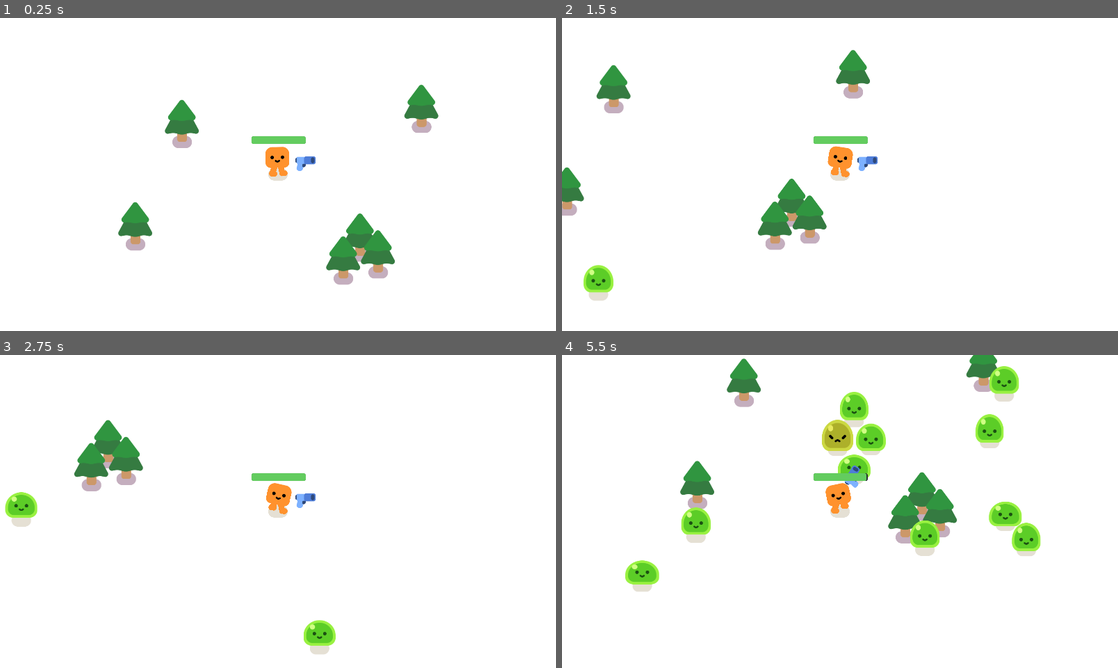
Above: before the commit, frames 1-4 (two rows, left to right).
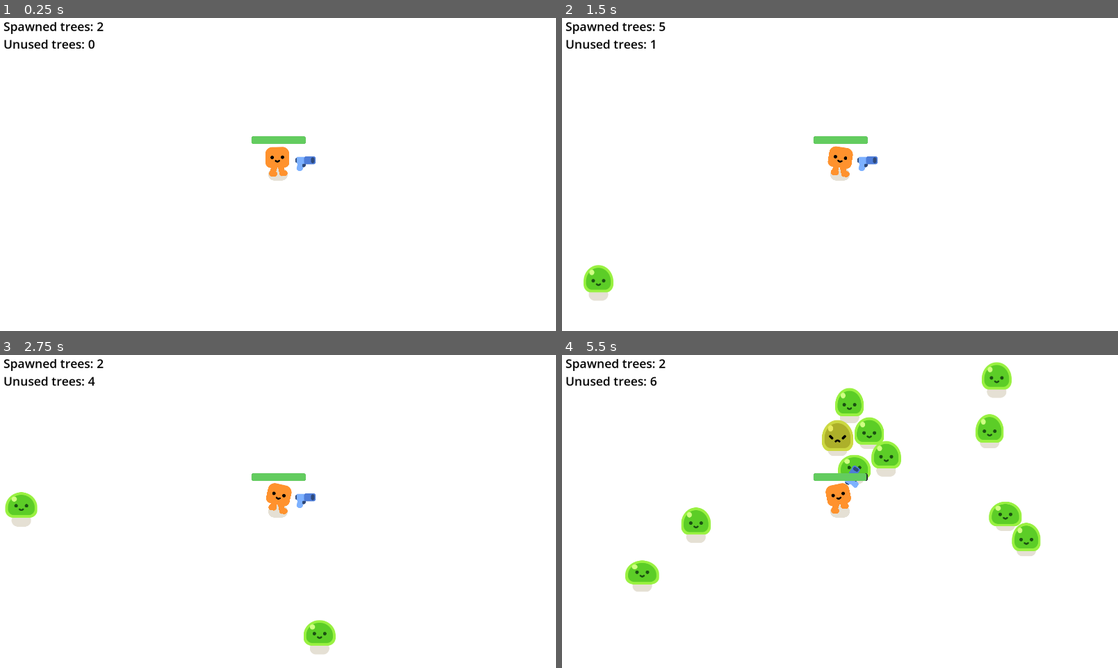
Above: after the commit, the same moments.

Repository: cottondell/shoot-em-up-game
Game: Godot game, scene res://game.tscn
Same seed, same stepped clock (60 frames per second), same inputs: the game is played once before the commit and once after it.
Inputs:
- Up to frame 1 (0.25 s): no input
- Up to frame 2 (1.5 s): tap Enter at 0.5 s; hold D (move_right) 0.53-1.28 s; hold S (move_down) from 1.28 s (still down)
- Up to frame 3 (2.75 s): release S (move_down) at 2.03 s; hold D (move_right) from 2.03 s (still down)
- Up to frame 4 (5.5 s): release D (move_right) at 2.78 s; hold W (move_up) 2.78-3.53 s; hold A (move_left) 3.53-5.03 s; hold S (move_down) from 5.03 s (still down)

The runs differ from the first frame. In frame 1, 3.8% of the frame differs, in the area x 0-79%, y 1-86%; in frame 2, 3.6%; in frame 3, 2.0%; in frame 4, 5.6%, in the area x 0-83%, y 0-65%.

Commit message:
Added randomly spawning trees which reuse off-screen ones

Diff:
--- a/game.tscn
+++ b/game.tscn
@@ -2,13 +2,18 @@
 
 [ext_resource type="PackedScene" uid="uid://c1sx7bic4uhdj" path="res://player.tscn" id="1_e2o6t"]
 [ext_resource type="Script" uid="uid://dususlr2yr63q" path="res://game.gd" id="1_fc0e3"]
-[ext_resource type="PackedScene" uid="uid://c0gpy0pye4jr6" path="res://tree.tscn" id="2_feb5d"]
+[ext_resource type="PackedScene" uid="uid://cdk7gbdj7lubp" path="res://tree_spawner.tscn" id="4_7jktm"]
 
 [sub_resource type="Curve2D" id="Curve2D_feb5d"]
 _data = {
 "points": PackedVector2Array(0, 0, 0, 0, 2042, -150, 0, 0, 0, 0, 2042, 1172, 0, 0, 0, 0, -119, 1172, 0, 0, 0, 0, -119, -150, 0, 0, 0, 0, 2042, -150)
 }
 point_count = 5
+
+[sub_resource type="FastNoiseLite" id="FastNoiseLite_fc0e3"]
+noise_type = 0
+seed = 1
+frequency = 0.0388
 
 [node name="Game" type="Node2D" unique_id=1543251644]
 y_sort_enabled = true
@@ -17,12 +22,12 @@
 [node name="CanvasLayer" type="CanvasLayer" parent="." unique_id=199041173]
 layer = -30
 
-[node name="ColorRect" type="ColorRect" parent="CanvasLayer" unique_id=617258135]
+[node name="Background" type="ColorRect" parent="CanvasLayer" unique_id=617258135]
 offset_right = 1920.0
 offset_bottom = 1080.0
 
 [node name="Player" parent="." unique_id=2097436099 instance=ExtResource("1_e2o6t")]
-position = Vector2(963, 541)
+position = Vector2(958, 539)
 
 [node name="MobSpawnPath" type="Path2D" parent="Player" unique_id=1236692524]
 position = Vector2(-963, -541)
@@ -38,23 +43,9 @@
 wait_time = 0.3
 autostart = true
 
-[node name="Tree" parent="." unique_id=2095083872 instance=ExtResource("2_feb5d")]
-position = Vector2(632, 414)
-
-[node name="Tree2" parent="." unique_id=2067246242 instance=ExtResource("2_feb5d")]
-position = Vector2(1459, 362)
-
-[node name="Tree3" parent="." unique_id=63556203 instance=ExtResource("2_feb5d")]
-position = Vector2(1247, 806)
-
-[node name="Tree4" parent="." unique_id=1267807321 instance=ExtResource("2_feb5d")]
-position = Vector2(1309, 864)
-
-[node name="Tree5" parent="." unique_id=945781787 instance=ExtResource("2_feb5d")]
-position = Vector2(1189, 885)
-
-[node name="Tree6" parent="." unique_id=1476517468 instance=ExtResource("2_feb5d")]
-position = Vector2(471, 767)
+[node name="TreeSpawner" parent="." unique_id=473368918 node_paths=PackedStringArray("player") instance=ExtResource("4_7jktm")]
+player = NodePath("../Player")
+noise_map = SubResource("FastNoiseLite_fc0e3")
 
 [node name="GameOver" type="CanvasLayer" parent="." unique_id=675521235]
 unique_name_in_owner = true
--- a/tree.tscn
+++ b/tree.tscn
@@ -4,7 +4,7 @@
 [ext_resource type="Texture2D" uid="uid://bql1cc345qv7d" path="res://trees/pine_tree.png" id="2_gvmkm"]
 
 [sub_resource type="CircleShape2D" id="CircleShape2D_8a46v"]
-radius = 19.0
+radius = 15.0
 
 [node name="Tree" type="StaticBody2D" unique_id=2095083872]
 
@@ -19,4 +19,5 @@
 texture = ExtResource("2_gvmkm")
 
 [node name="CollisionShape2D" type="CollisionShape2D" parent="." unique_id=195609076]
+position = Vector2(0, 1)
 shape = SubResource("CircleShape2D_8a46v")
--- /dev/null
+++ b/tree_spawner.gd
@@ -0,0 +1,151 @@
+extends Node2D
+
+# Idea:
+# - Split world into grid
+# - Create a rectangle bigger than the screen to specify how far out trees spawn
+# - Use rectangle's bounds to see when player passes over grid positions just outside viewable area
+# - Use noise map to decide if tree should be spawned on grid positions
+# - Spawn trees if no recycled ones can be used
+# - When trees go out of view, recycle them (make invisible & add to unused trees array)
+
+const DEBUG_MODE: bool = true
+
+const TREE: Resource = preload("res://tree.tscn")
+const TREE_SPACING: Vector2 = Vector2(124, 100)
+
+const SCREEN_SIZE: Vector2 = Vector2(1920, 1080)
+const SPAWN_BOX_OFFSET: Vector2 = Vector2(100, 200)
+
+@export var player: Node2D
+@export var noise_map: FastNoiseLite
+
+var spawned_trees: Dictionary[Vector2, Node2D] = {}
+var unused_trees: Array[Node2D] = []
+var last_grid_negative_bounds: Vector2i
+var last_grid_positive_bounds: Vector2i
+
+func _ready() -> void:
+	if !player:
+		printerr("Player not set!")
+
+	if !noise_map:
+		noise_map = FastNoiseLite.new()
+		noise_map.noise_type = FastNoiseLite.TYPE_VALUE
+
+	noise_map.seed = floor(Time.get_unix_time_from_system())
+
+	if DEBUG_MODE:
+		%DebugUI.show()
+	else:
+		%DebugUI.hide()
+
+func _process(_delta: float) -> void:
+	if !player:
+		return
+
+	const SPAWN_BOX_BOUNDS = (SCREEN_SIZE + SPAWN_BOX_OFFSET) / 2
+
+	# Calculate bounds of spawn box
+	var negative_bounds = player.global_position - SPAWN_BOX_BOUNDS
+	var positive_bounds = player.global_position + SPAWN_BOX_BOUNDS
+
+	# Calculate bounds as grid positions
+	var grid_negative_bounds = (negative_bounds / TREE_SPACING).floor()
+	var grid_positive_bounds = (positive_bounds / TREE_SPACING).ceil()
+
+	# Grid bounds haven't changed so do nothing
+	if !update_last_bounds(grid_negative_bounds, grid_positive_bounds):
+		return
+
+	# Remove trees leaving view
+	check_for_old_trees(grid_negative_bounds, grid_positive_bounds)
+
+	# Create trees coming into view
+	check_for_new_trees(grid_negative_bounds, grid_positive_bounds)
+
+func update_last_bounds(grid_negative_bounds: Vector2i, grid_positive_bounds: Vector2i) -> bool:
+	# Check if either positive or negative grid bounds have changed
+	var negative_changed = grid_negative_bounds != last_grid_negative_bounds
+	var positive_changed = grid_positive_bounds != last_grid_positive_bounds
+
+	# If not, don't try spawn any trees
+	if !(negative_changed || positive_changed):
+		return false
+
+	# Update last bounds
+	last_grid_negative_bounds = grid_negative_bounds
+	last_grid_positive_bounds = grid_positive_bounds
+
+	return true
+
+func check_for_old_trees(grid_negative_bounds: Vector2i, grid_positive_bounds: Vector2i):
+	#
+	const OFFSET = Vector2i(1, 1)
+	grid_negative_bounds -= OFFSET
+	grid_positive_bounds += OFFSET
+
+	for grid_x in range(grid_negative_bounds.x, grid_positive_bounds.x + 1):
+		try_remove_tree(grid_x, grid_negative_bounds.y - 1)
+		try_remove_tree(grid_x, grid_positive_bounds.y + 1)
+
+	for grid_y in range(grid_negative_bounds.y - 1, grid_positive_bounds.y):
+		try_remove_tree(grid_negative_bounds.x - 1, grid_y)
+		try_remove_tree(grid_positive_bounds.x + 1, grid_y)
+
+func check_for_new_trees(grid_negative_bounds: Vector2i, grid_positive_bounds: Vector2i):
+	# Loop over top & bottom edges of spawn box
+	for grid_x in range(grid_negative_bounds.x, grid_positive_bounds.x + 1):
+		try_spawn_tree(grid_x, grid_negative_bounds.y)
+		try_spawn_tree(grid_x, grid_positive_bounds.y)
+
+	# Loop over left & right edges of spawn box
+	for grid_y in range(grid_negative_bounds.y + 1, grid_positive_bounds.y):
+		try_spawn_tree(grid_negative_bounds.x, grid_y)
+		try_spawn_tree(grid_positive_bounds.x, grid_y)
+
+func try_remove_tree(grid_x: int, grid_y: int):
+	var grid_position = Vector2(grid_x, grid_y)
+
+	if !spawned_trees.has(grid_position):
+		return
+
+	var tree = spawned_trees[grid_position]
+	tree.hide()
+
+	unused_trees.append(tree)
+	spawned_trees.erase(grid_position)
+	update_debug_ui()
+
+func try_spawn_tree(grid_x: int, grid_y: int) -> bool:
+	var grid_position = Vector2(grid_x, grid_y)
+	var tree_position = grid_position * TREE_SPACING
+
+	if spawned_trees.has(grid_position):
+		return false
+
+	var value = noise_map.get_noise_2dv(grid_position)
+	var spawn_tree = abs(value) > 0.6 #|| (value > 0.05 && value < 0.1)
+
+	if !spawn_tree:
+		return false
+
+	# Recycle new tree or instantiate new one
+	var new_tree: Node2D
+
+	if unused_trees.size() != 0:
+		new_tree = unused_trees.pop_front()
+		new_tree.global_position = tree_position
+		new_tree.show()
+	else:
+		new_tree = TREE.instantiate()
+		new_tree.global_position = tree_position
+		add_child(new_tree)
+
+	spawned_trees[grid_position] = new_tree
+	update_debug_ui()
+	return true
+
+func update_debug_ui():
+	if !DEBUG_MODE:
+		return
+	%DebugLabel.text = "Spawned trees: " + str(spawned_trees.size()) + "\nUnused trees: " + str(unused_trees.size())
--- /dev/null
+++ b/tree_spawner.tscn
@@ -0,0 +1,21 @@
+[gd_scene format=3 uid="uid://cdk7gbdj7lubp"]
+
+[ext_resource type="Script" uid="uid://cljy85d2ojng5" path="res://tree_spawner.gd" id="1_dkscf"]
+
+[node name="TreeSpawner" type="Node2D" unique_id=473368918]
+y_sort_enabled = true
+script = ExtResource("1_dkscf")
+
+[node name="DebugUI" type="CanvasLayer" parent="." unique_id=984824629]
+unique_name_in_owner = true
+visible = false
+
+[node name="DebugLabel" type="Label" parent="DebugUI" unique_id=1968399302]
+unique_name_in_owner = true
+offset_left = 12.0
+offset_right = 334.0
+offset_bottom = 119.0
+theme_override_colors/font_color = Color(0, 0, 0, 1)
+theme_override_font_sizes/font_size = 42
+text = "Spawned trees:
+Unused trees: "
Not shown, added: tree_spawner.gd.uid
Not shown, changed: README.md
